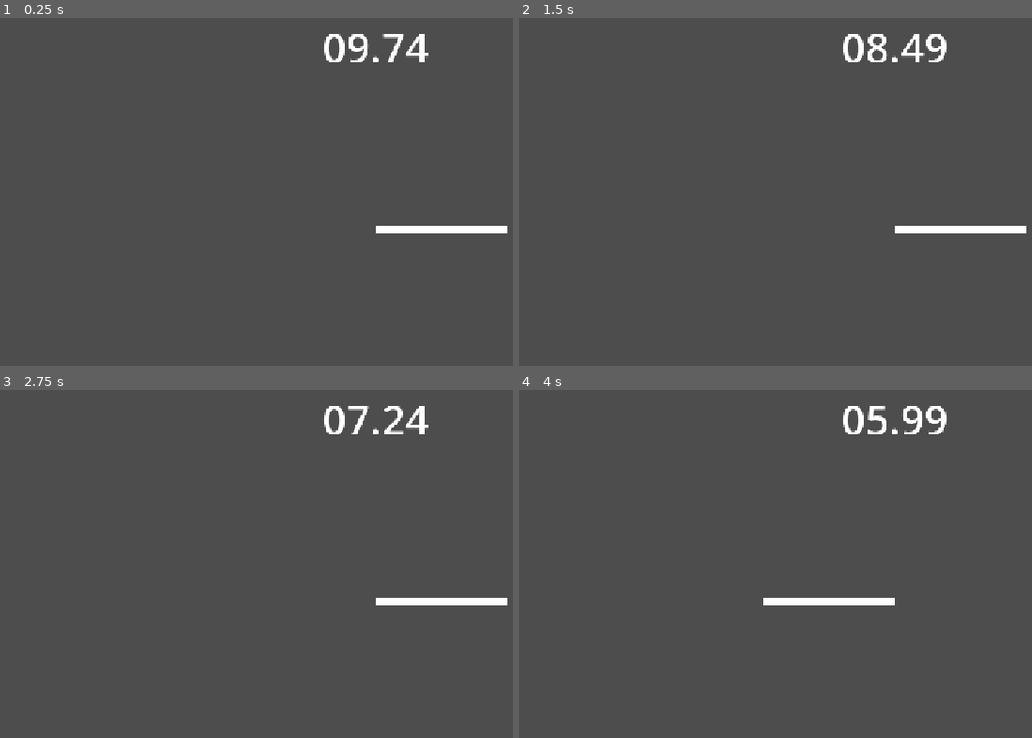
Above: before the commit, frames 1-4 (two rows, left to right).
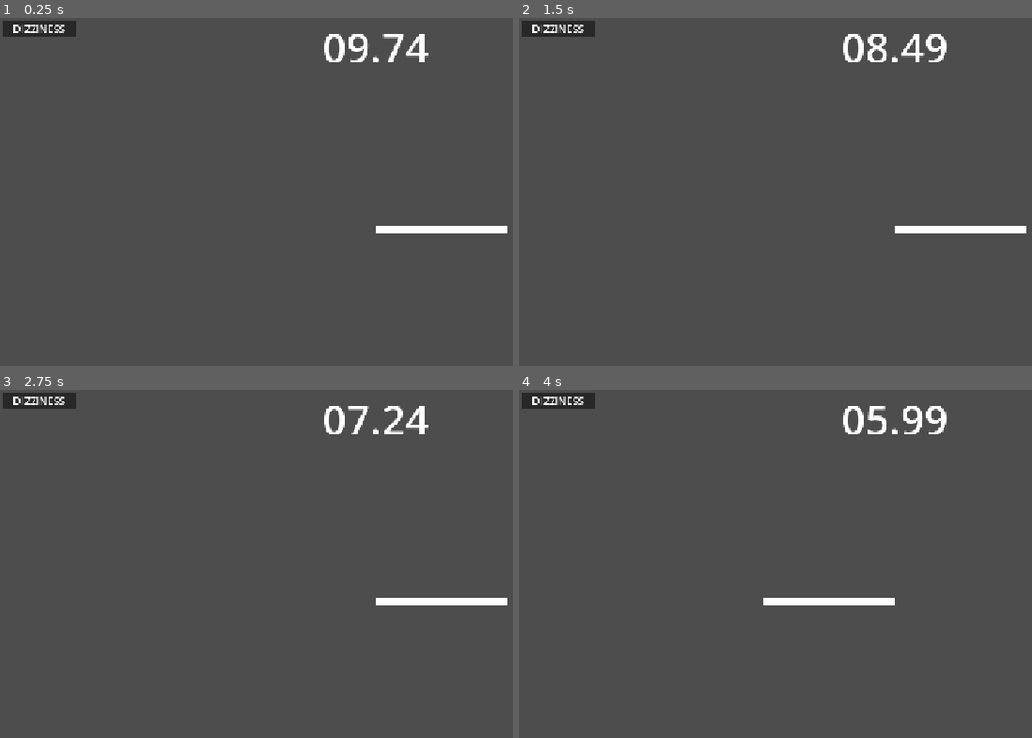
Above: after the commit, the same moments.

Repository: robplaysmusic-bit/dizzy-dash
Game: Godot game, scene res://levels/spin-test.tscn
The game is run twice, just before and just after one commit, with the same random seed, the same clock (stepped at 60 frames per second) and the same inputs.
Inputs (mouse positions are in pixels of both pictures, inside the frame that each line leads up to):
- Up to frame 1 (0.25 s): no input
- Up to frame 2 (1.5 s): tap Enter at 0.5 s; move the mouse to (outside the picture) at 0.52 s; hold D (right) 0.53-1.25 s; tap Backspace at 0.6 s; click (outside the picture) at 0.67 s; drag from (744, 251) to (857, 313) at 1.27 s
- Up to frame 3 (2.75 s): move the mouse to (451, 508) at 2.02 s; hold D (right) from 2.03 s (still down); tap F at 2.1 s
- Up to frame 4 (4 s): release D (right) at 2.75 s; drag from (857, 685) to (667, 539) at 2.77 s; move the mouse to (outside the picture) at 3.52 s; hold A (left) from 3.53 s (still down); tap Z at 3.6 s

The runs differ from the first frame. In frame 1, 0.6% of the frame differs, in the area x 0-15%, y 0-6%; in frame 2, 0.6%; in frame 3, 0.6%; in frame 4, 0.6%.

Commit message:
add dizziness UI to spin minigame

Diff:
--- a/autoloads/dizzy_manager.gd
+++ b/autoloads/dizzy_manager.gd
@@ -50,7 +50,7 @@
 @onready var rotation_change_timer: Timer = $RotationChangeTimer
 
 # Dizziness should be set before loading the next level
-func set_dizziness(value : int):
+func set_dizziness(value : int) -> void:
 	_dizziness = value
 	# if we were dizzier in a previous round than this one, we want to avoid
 	# unintentionally changing rotation.
--- a/levels/spin-minigame.tscn
+++ b/levels/spin-minigame.tscn
@@ -1,6 +1,7 @@
 [gd_scene format=3 uid="uid://bqejy86jv4g1o"]
 
 [ext_resource type="Script" uid="uid://ppsrh1hxl6r4" path="res://levels/spin_minigame.gd" id="1_mcqe1"]
+[ext_resource type="PackedScene" uid="uid://ch1ec0f7hh6as" path="res://menus/dizziness_ui.tscn" id="2_xfudv"]
 
 [node name="SpinMinigame" type="Node2D" unique_id=1488981358]
 script = ExtResource("1_mcqe1")
@@ -31,6 +32,18 @@
 theme_override_font_sizes/font_size = 64
 text = "10.00"
 
+[node name="DizzinessUI" parent="CanvasLayer" unique_id=362416894 instance=ExtResource("2_xfudv")]
+anchors_preset = 0
+anchor_right = 0.0
+anchor_bottom = 0.0
+offset_right = 120.0
+offset_bottom = 33.0
+grow_horizontal = 1
+grow_vertical = 1
+dizzy_scale = 35.0
+live = true
+tween_speed = 0.1
+
 [node name="WarningTimer" type="Timer" parent="." unique_id=360836240]
 one_shot = true
 
--- a/levels/spin_minigame.gd
+++ b/levels/spin_minigame.gd
@@ -33,6 +33,7 @@
 var disabled : bool = false
 
 func _ready() -> void:
+	DizzyManager.set_dizziness(0)
 	_update_timer_label()
 	spin_time.start(mini_game_time)
 	warning_timer.start(warning_time)
@@ -63,7 +64,7 @@
 		last_progress_msec = Time.get_ticks_msec()
 		if for_goal == 4:
 			spins += 1
-			push_warning("completed spin ", spins)
+			DizzyManager.set_dizziness(abs(spins))
 			for_goal = 0
 			rev_goal = 0
 	elif angle_in_range(direction, rev_goals[rev_goal], rev_goals[rev_goal + 1]):
@@ -71,7 +72,7 @@
 		last_progress_msec = Time.get_ticks_msec()
 		if rev_goal == 4:
 			spins -= 1
-			push_warning("completed spin ", spins)
+			DizzyManager.set_dizziness(abs(spins))
 			rev_goal = 0
 			for_goal = 0
 
--- a/menus/dizziness_ui.gd
+++ b/menus/dizziness_ui.gd
@@ -3,7 +3,16 @@
 @onready var bar: ColorRect = $MarginContainer/Control/Bar
 
 @export var dizzy_scale: float
+@export var live: bool
+@export var tween_speed: float
 
 func _ready() -> void:
+	update_dizziness()
+
+func _process(_delta: float) -> void:
+	if !live: return
+	update_dizziness()
+
+func update_dizziness() -> void:
 	var dizziness: float = DizzyManager.get_dizziness()
 	bar.scale = Vector2(dizziness / dizzy_scale, 1.0)
